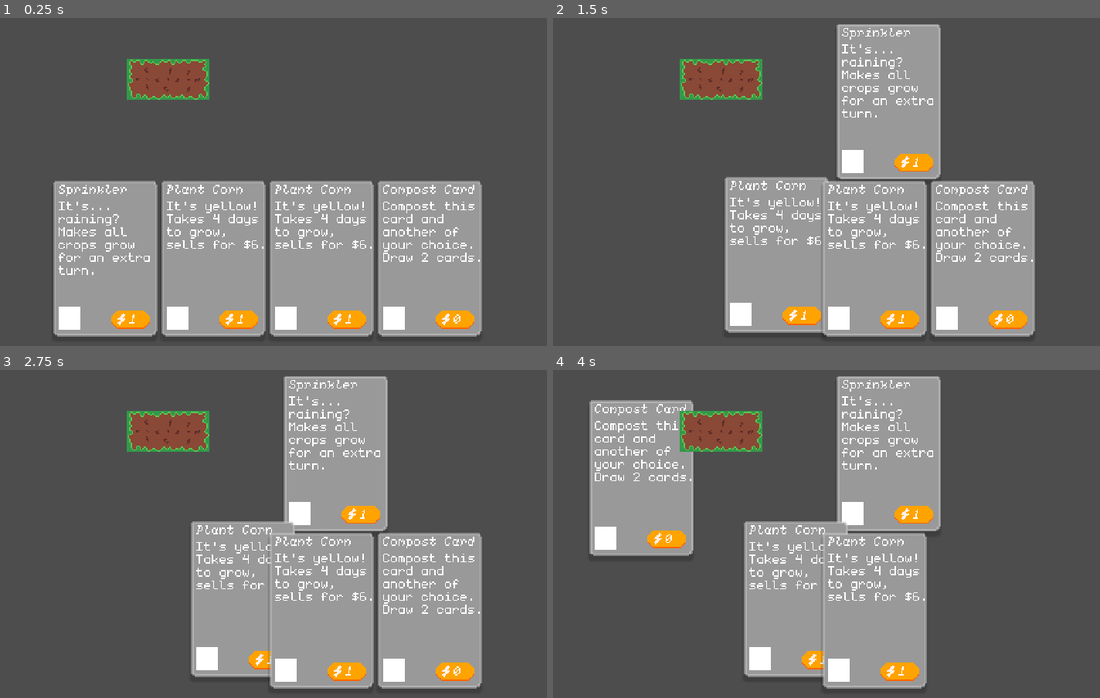
Above: before the commit, frames 1-4 (two rows, left to right).
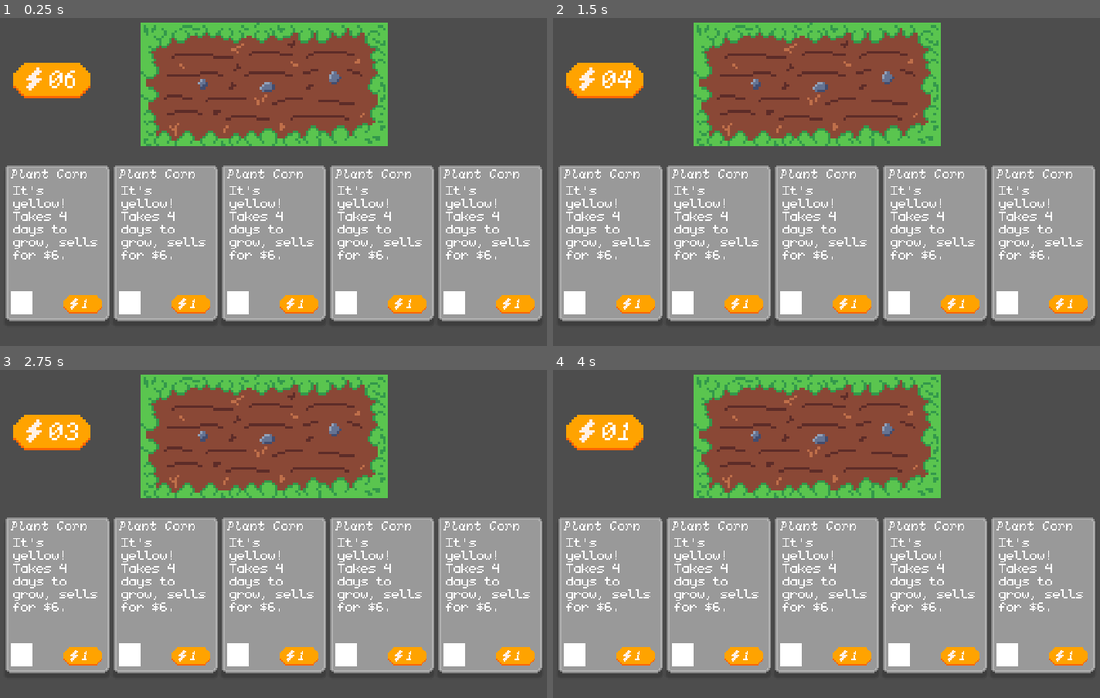
Above: after the commit, the same moments.

Repository: Hex-4/carden
Game: Godot game, scene res://main-test.tscn
Two runs of this game, one before a commit and one after it. Both use one fixed random seed, a clock stepped at 60 frames per second and the inputs below.
Inputs (mouse positions are in pixels of both pictures, inside the frame that each line leads up to):
- Up to frame 1 (0.25 s): no input
- Up to frame 2 (1.5 s): tap Enter at 0.5 s; drag from (656, 257) to (886, 100) at 0.52 s; tap Space at 1.25 s; drag from (766, 257) to (793, 247) at 1.27 s
- Up to frame 3 (2.75 s): tap Enter at 2 s; move the mouse to (322, 609) at 2.02 s; hold Right from 2.03 s (still down); tap Alt at 2.1 s; click (322, 609) at 2.17 s
- Up to frame 4 (4 s): release Right at 2.75 s; tap Space at 2.75 s; drag from (979, 609) to (640, 478) at 2.77 s; tap Enter at 3.5 s; move the mouse to (1012, 579) at 3.52 s; hold Left from 3.53 s (still down); tap Alt at 3.6 s; click (1012, 579) at 3.67 s

The runs differ from the first frame. In frame 1, 45% of the frame differs, in the area x 0-100%, y 1-98%; in frame 2, 50%; in frame 3, 51%; in frame 4, 60%.

Commit message:
new farm sprite + make cards do stuff

Diff:
--- a/infra/card.tscn
+++ b/infra/card.tscn
@@ -85,10 +85,10 @@
 [node name="CardBody" type="RichTextLabel" parent="."]
 layout_mode = 1
 anchors_preset = -1
-anchor_left = 0.052941177
+anchor_left = 0.07500005
 anchor_top = 0.09966667
-anchor_right = 1.0524414
-anchor_bottom = 0.7913334
+anchor_right = 1.0120001
+anchor_bottom = 0.8163334
 offset_top = 0.039996147
 offset_right = 0.039993286
 offset_bottom = 0.039993286
@@ -99,7 +99,7 @@
 theme_override_constants/line_separation = -3
 theme_override_fonts/normal_font = ExtResource("3_enukl")
 theme_override_font_sizes/normal_font_size = 16
-text = "This is a card that does something, I would hope. It would be awesome if it did. Yay!"
+text = "This is a card that does something, I would hope. It would be awesome!"
 fit_content = true
 scroll_active = false
 metadata/_edit_use_anchors_ = true
--- a/infra/scripts/card.gd
+++ b/infra/scripts/card.gd
@@ -4,24 +4,26 @@
 var dragging = false
 var drag_offset = Vector2.ZERO
 
-var title = "loading"
-var body = "loading description..."
-var energy_cost = 2
+signal used_targetless
+var data: CardData
+@onready var gm: GameManager = get_owner()
 
-func setup():
-	($CardTitle as RichTextLabel).text = title
-	($CardBody as RichTextLabel).text = body
-	$TextureRect/EnergyCost.text = str(energy_cost)
+func setup(new_data: CardData):
+	data = new_data
+	($CardTitle as RichTextLabel).text = data.card_name
+	($CardBody as RichTextLabel).text = data.description
+	$TextureRect/EnergyCost.text = str(data.cost)
 
 
 func _gui_input(event):
 	if event is InputEventMouseButton:
 		if event.button_index == MOUSE_BUTTON_LEFT:
 			if event.pressed:
-				dragging = true
-				drag_offset = get_global_mouse_position() - global_position
-			else:
-				dragging = false
+				used_targetless.emit()
+				owner.update_energy(-data.cost)
+				data.effect.call(owner)
+
+
 
 func _process(_delta):
 	if dragging:
--- /dev/null
+++ b/infra/scripts/card_info.gd
@@ -0,0 +1,8 @@
+class_name CardData
+extends Resource
+
+var card_name: String = "Card Title"
+var cost: int = 0
+var description: String = "I do something! I hope!"
+var needs_target: bool = false
+var effect: Callable = func(gm): print("this should never be called but if it is getting called then that means that a test card is getting created... uuh...")
--- a/infra/scripts/game_manager.gd
+++ b/infra/scripts/game_manager.gd
@@ -3,39 +3,40 @@
 
 var base_card_scene: PackedScene = preload("res://infra/card.tscn")
 
-var corn_info = {
-	title = "Plant Corn",
-	body = "It's yellow! Takes 4 days to grow, sells for $6.",
-	energy = 1
-}
+var corn_data = CardData.new()
 
-var compost_info = {
-	title = "Compost Card",
-	body = "Compost this card and another of your choice. Draw 2 cards.",
-	energy = 0
-}
+@onready var energy_label = %EnergyLevel
 
-var sprinkler_info = {
-	title = "Sprinkler",
-	body = "It's... raining? Makes all crops grow for an extra turn.",
-	energy = 1
-}
+var energy = 6
+
+func load_cards():
+	corn_data.card_name = "Plant Corn"
+	corn_data.description = "It's yellow! Takes 4 days to grow, sells for $6."
+	corn_data.cost = 1
+
 
 # Called when the node enters the scene tree for the first time.
 func _ready() -> void:
-	create_card(sprinkler_info)
-	create_card(corn_info)
-	create_card(corn_info)
-	create_card(compost_info)
+	load_cards()
+	create_card(corn_data)
+	create_card(corn_data)
+	create_card(corn_data)
+	create_card(corn_data)
+	create_card(corn_data)
+
+func update_energy(change: int):
+	energy += change
+
+	energy_label.text = "%02d" % energy
+
+func create_card(data: CardData) -> BaseCard:
+	var new_card: BaseCard = base_card_scene.instantiate()
 
 
-func create_card(info: Dictionary) -> BaseCard:
-	var new_card: BaseCard = base_card_scene.instantiate()
-	new_card.title = info.title
-	new_card.body = info.body
-	new_card.energy_cost = info.energy
-	new_card.setup()
+	new_card.setup(data)
 	$Screen/Hand.add_child(new_card)
+	new_card.owner = self
+	print(new_card.owner)
 	return new_card
 
 # Called every frame. 'delta' is the elapsed time since the previous frame.
--- a/main-test.tscn
+++ b/main-test.tscn
@@ -1,7 +1,9 @@
-[gd_scene load_steps=3 format=3 uid="uid://btn12n75otxaf"]
+[gd_scene load_steps=5 format=3 uid="uid://btn12n75otxaf"]
 
+[ext_resource type="Texture2D" uid="uid://cb6o10lqbkm0u" path="res://art-sources/energy-pill.png" id="3_1kwsd"]
 [ext_resource type="Script" uid="uid://cfjx3gq8snege" path="res://infra/scripts/game_manager.gd" id="4_1kwsd"]
 [ext_resource type="Texture2D" uid="uid://bupe615yjnvp7" path="res://art-sources/farm.png" id="4_g7jtv"]
+[ext_resource type="FontFile" uid="uid://vn6bc7r65hl5" path="res://monogram-extended-italic.ttf" id="4_k6y1p"]
 
 [node name="GameManager" type="Node"]
 script = ExtResource("4_1kwsd")
@@ -15,32 +17,60 @@
 grow_vertical = 2
 
 [node name="Hand" type="HBoxContainer" parent="Screen"]
+custom_minimum_size = Vector2(0, 120)
 layout_mode = 1
 anchors_preset = -1
-anchor_left = 0.14330417
-anchor_top = 0.50935566
-anchor_right = 0.8352709
-anchor_bottom = 0.95369625
-offset_top = 0.051979065
-offset_right = -0.14401245
-offset_bottom = 0.08000183
+anchor_top = 1.0
+anchor_right = 1.0
+anchor_bottom = 1.0
+offset_left = 24.0
+offset_top = -120.0
+offset_right = -24.0
+offset_bottom = -24.0
+grow_horizontal = 2
+grow_vertical = 0
+alignment = 1
+
+[node name="TileMapLayer" type="TileMapLayer" parent="Screen"]
+position = Vector2(233, 63)
+metadata/_edit_group_ = true
+
+[node name="Sprite2D" type="Sprite2D" parent="Screen/TileMapLayer"]
+scale = Vector2(2, 2)
+texture = ExtResource("4_g7jtv")
+
+[node name="TextureRect" type="TextureRect" parent="Screen"]
+layout_mode = 1
+anchors_preset = -1
+anchor_left = 0.075
+anchor_top = 0.16281484
+anchor_right = 0.14166667
+anchor_bottom = 0.2223704
+offset_top = 0.039993286
+offset_bottom = -0.040008545
+scale = Vector2(2, 2)
+texture = ExtResource("3_1kwsd")
+metadata/_edit_use_anchors_ = true
+
+[node name="EnergyLevel" type="RichTextLabel" parent="Screen/TextureRect"]
+unique_name_in_owner = true
+layout_mode = 1
+anchors_preset = -1
+anchor_left = 0.469
+anchor_top = 0.109000005
+anchor_right = 0.937
+anchor_bottom = 0.70500004
+offset_left = -0.008000374
+offset_top = -1.7440001
+offset_right = 0.016000748
+offset_bottom = 1.7199993
 grow_horizontal = 2
 grow_vertical = 2
+mouse_filter = 2
+mouse_default_cursor_shape = 6
+theme_override_fonts/normal_font = ExtResource("4_k6y1p")
+theme_override_font_sizes/normal_font_size = 16
+text = "06"
+fit_content = true
+scroll_active = false
 metadata/_edit_use_anchors_ = true
-
-[node name="GridContainer" type="GridContainer" parent="Screen"]
-layout_mode = 1
-anchors_preset = -1
-anchor_left = 0.171375
-anchor_top = 0.16939509
-anchor_right = 0.76505554
-anchor_bottom = 0.5309752
-offset_left = 0.57598877
-offset_top = 0.231987
-offset_right = -0.34399414
-offset_bottom = -0.07199097
-metadata/_edit_use_anchors_ = true
-
-[node name="Sprite2D" type="Sprite2D" parent="Screen"]
-position = Vector2(158, 59)
-texture = ExtResource("4_g7jtv")
Binary file changed: art-sources/farm.aseprite
Binary file changed: art-sources/farm.png
Not shown, added: infra/scripts/card_info.gd.uid
